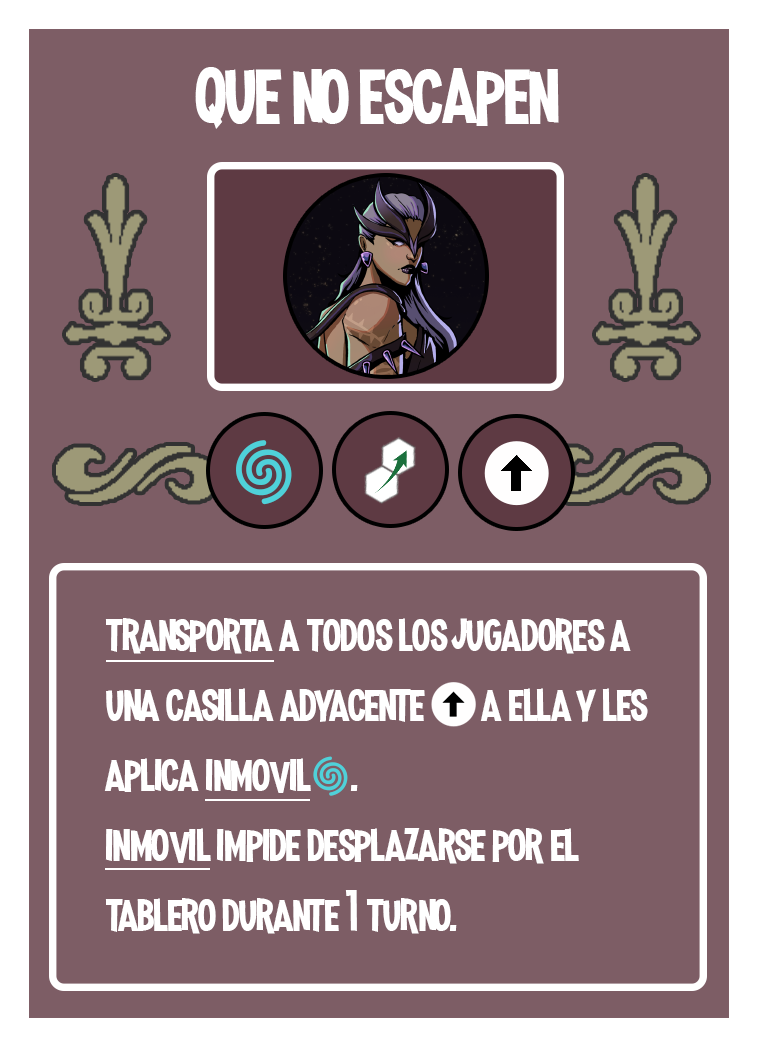
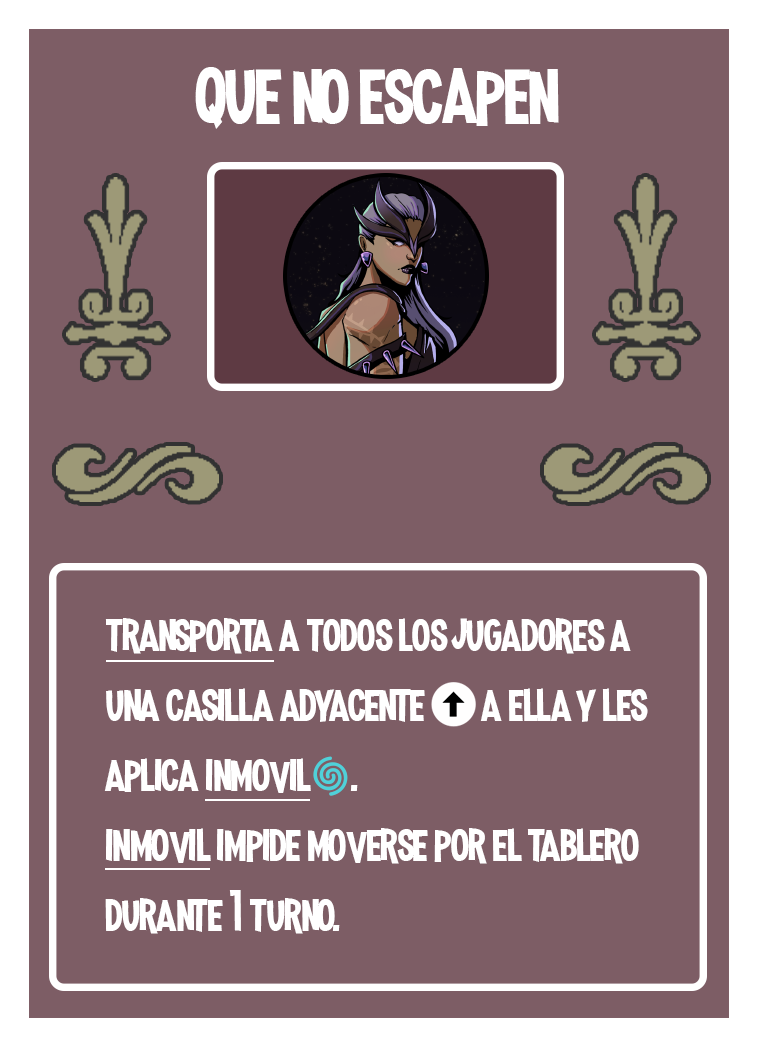
Comparing the layer stacks of the two 758 x 1047 images. Changes:
removed layer "⬆" (1st of 2) over [484, 441, 549, 506]
removed layer "Capa 7" over [374, 450, 408, 494]
removed layer "hexagon 2 copy 3" over [363, 464, 400, 504]
removed layer "hexagon 2" over [380, 436, 417, 477]
removed layer "🌀" from group "Roundabout Card" over [236, 440, 292, 505]
removed layer "Elipse 1 copia" (1st of 3, in "Roundabout Card") from group "Roundabout Card" over [462, 418, 571, 527]
removed layer "Elipse 1 copia" (2nd of 3, in "Roundabout Card") from group "Roundabout Card" over [210, 416, 319, 525]
removed layer "Elipse 1 copia" (3rd of 3, in "Roundabout Card") from group "Roundabout Card" over [336, 415, 445, 524]
painted on "transporta a todos los jugadores a una casilla adyacente" over [105, 828, 639, 934]